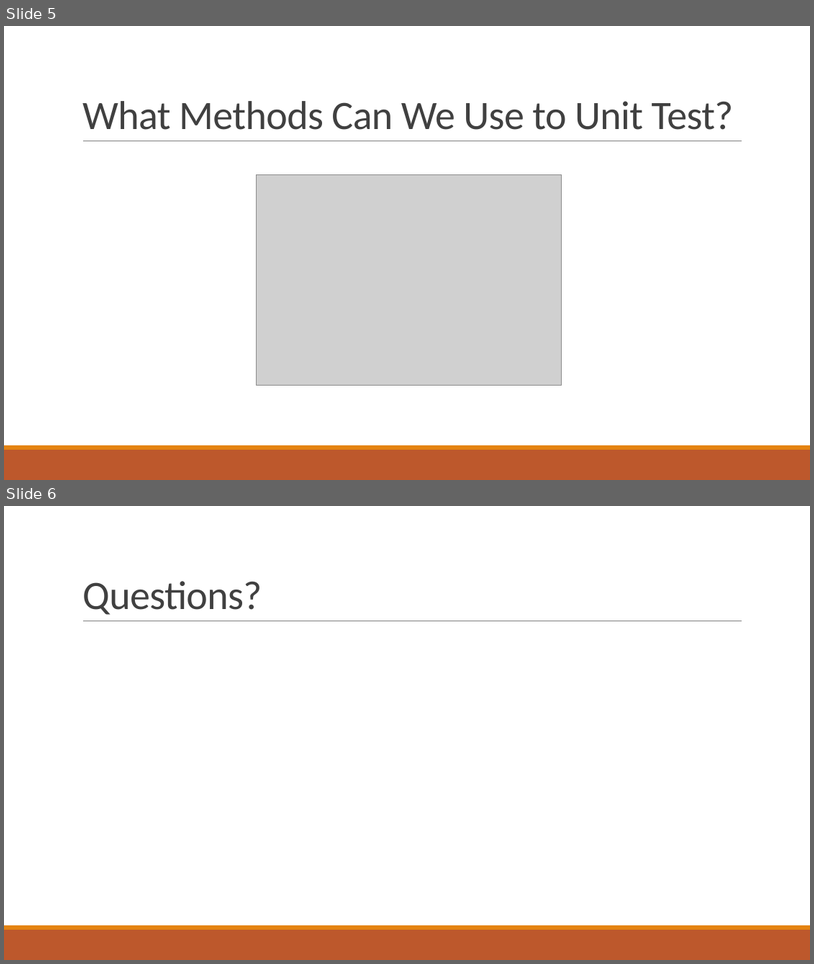
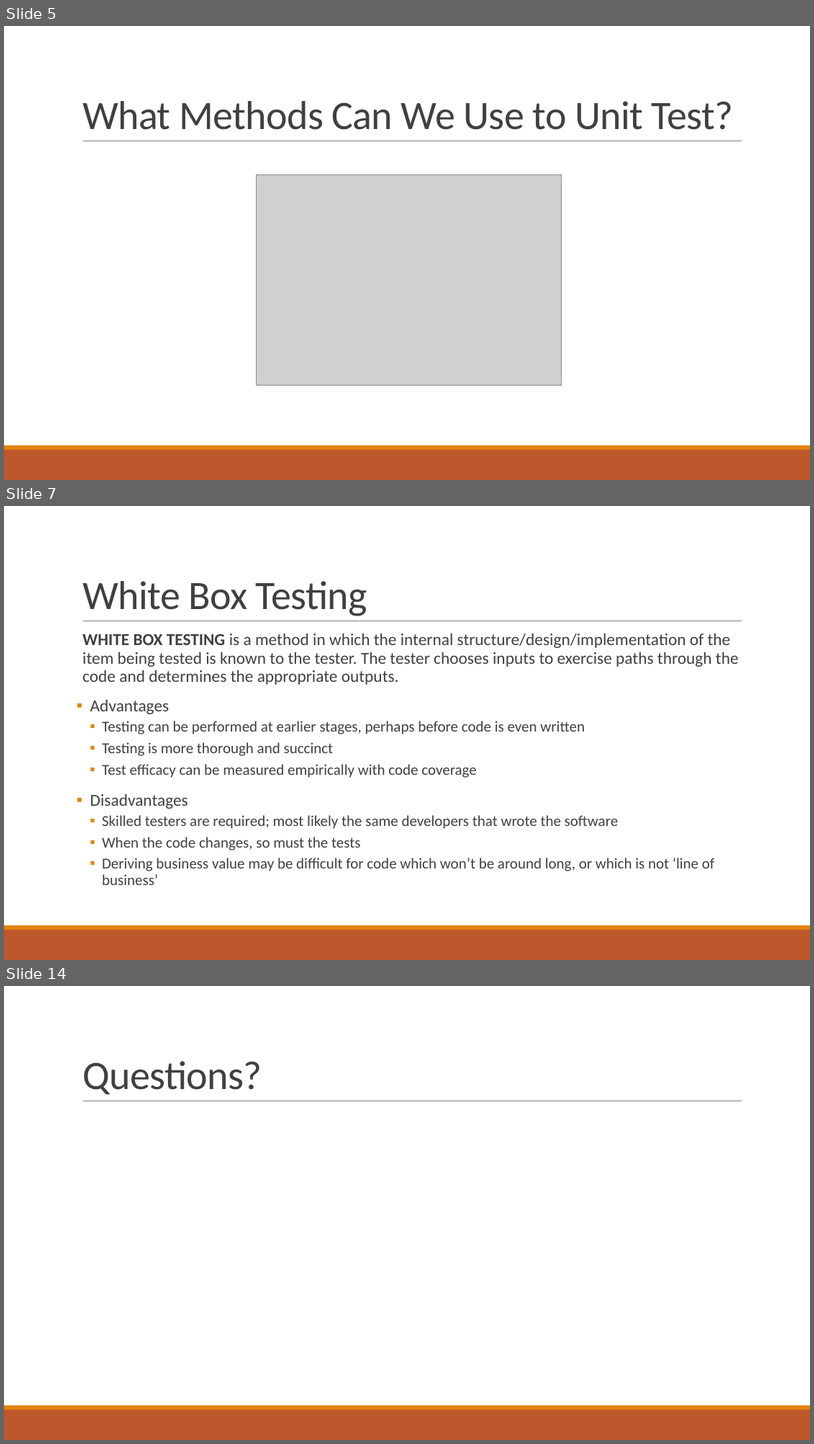
Before and after one commit to qccoders/presentations, a slide deck: QC Coders - All About Unit Testing.pptx. Shown one above the other, each under a label of ours: slides 5 and 6 before the commit, slides 5, 7 and 14 after it; the slides between them are not shown. The pictures are 814x964 and 814x1444 pixels, drawn with LibreOffice and Linux fonts; fonts in the diff are those of the drawing; grey boxes stand for pictures. Boxes give left, top, right and bottom in pixels: in the first picture for what was removed or moved away, otherwise in the second. Text is boxed around its words. In the diff, an @@ line names an element or a change of style, - is before the commit and + after.

Commit message:
mostly finish unit test deck

```diff
--- a/QC Coders - All About Unit Testing.pptx
+++ b/QC Coders - All About Unit Testing.pptx
@@ slide 7 added at (4,506,810,960), background #FFFFFF; not listed: 3 template elements that a slide beside it also shows @@
@@ title added at (82,581,368,616), 48 pt, text #404040 @@
+White Box Testing
@@ text added at (82,633,739,885), 18 pt, text #404040 @@
+  WHITE BOX TESTING is a method in which the internal structure/design/implementation of the item being tested is known to the tester. The tester chooses inputs to exercise paths through the code and determines the appropriate outputs.
+▪ Advantages
+  ▪ Testing can be performed at earlier stages, perhaps before code is even written
+  ▪ Testing is more thorough and succinct
+  ▪ Test efficacy can be measured empirically with code coverage
+▪ Disadvantages
+  ▪ Skilled testers are required; most likely the same developers that wrote the software
+  ▪ When the code changes, so must the tests
+  ▪ Deriving business value may be difficult for code which won’t be around long, or which is not ‘line of business’
@@ what was slide 6 is now slide 14 @@
```
Also in this commit, not shown: 7 other slides added.
